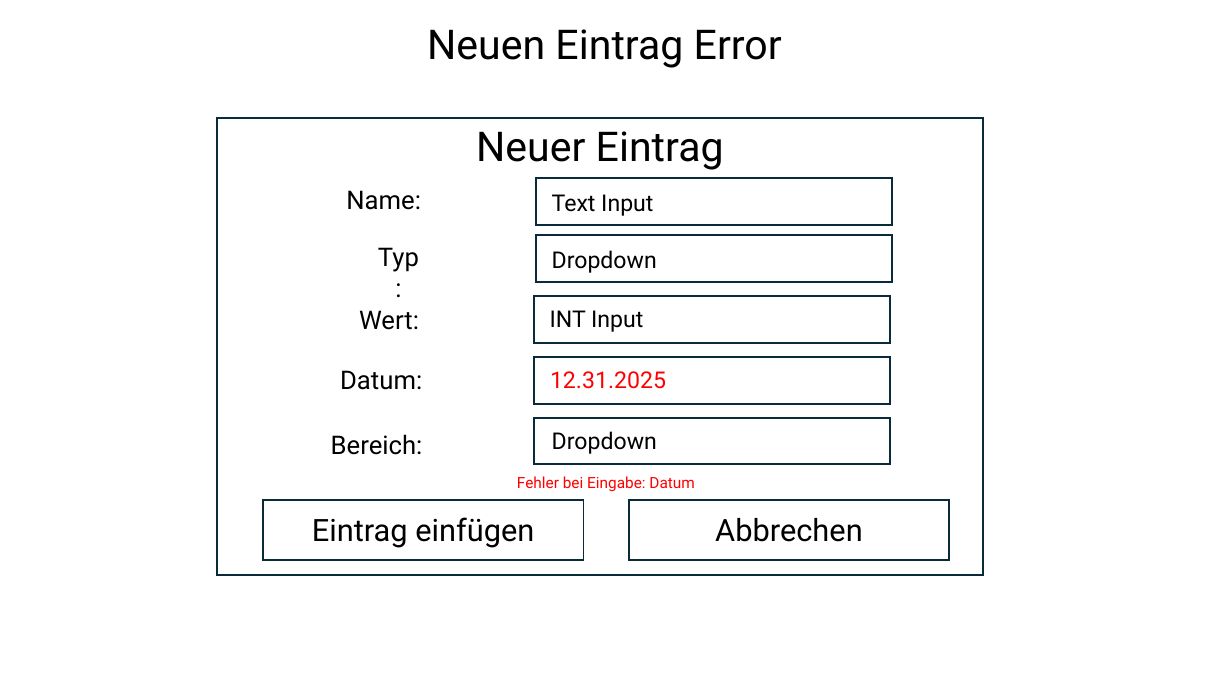
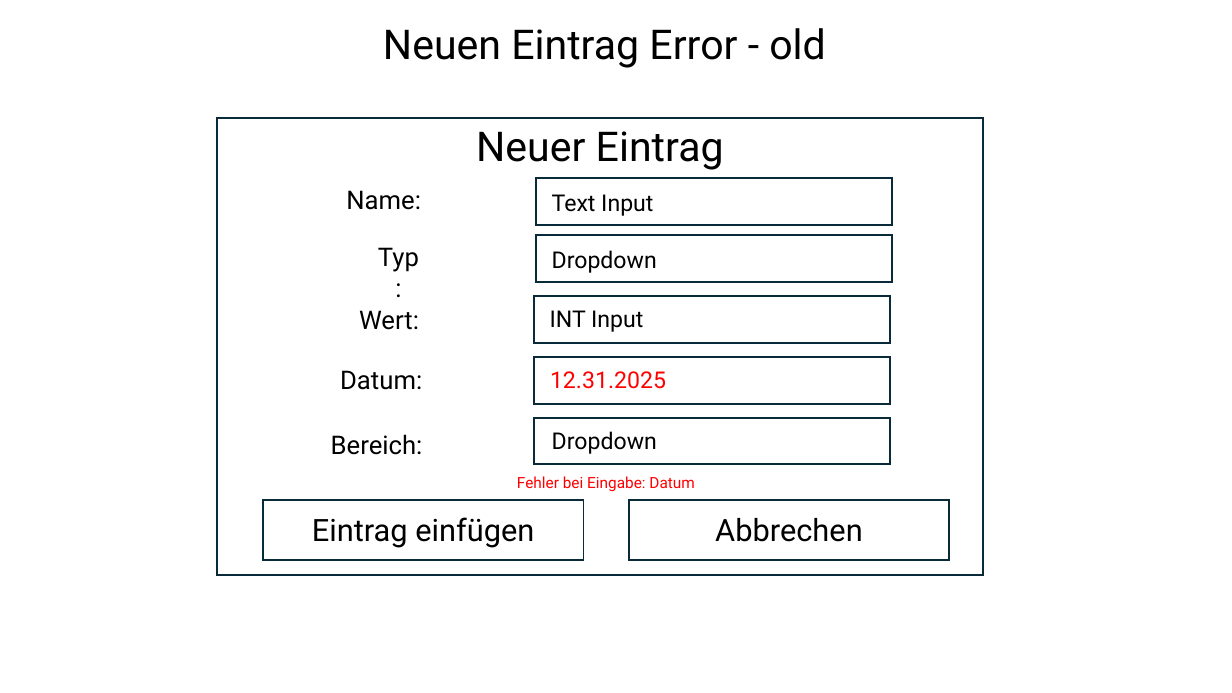
Before and after one commit to Dorin8k/GFNProjekt, a slide deck: slide 12 of Haushaltskasse_Mockup.pptx (slide 8 before the commit). Drawn at 1232x693 pixels with LibreOffice and Linux fonts; fonts in the diff are those of the drawing. Boxes give left, top, right and bottom in pixels: in the first picture for what was removed or moved away, otherwise in the second. Text is boxed around its words. In the diff, an @@ line names an element or a change of style, - is before the commit and + after.

```diff
--- a/Haushaltskasse_Mockup.pptx
+++ b/Haushaltskasse_Mockup.pptx
@@ text at bbox=[383, 28, 826, 68]: text changed @@
-Neuen Eintrag Error
+Neuen Eintrag Error - old
```
Also in this commit, not shown: 3 other slides changed, 8 slides added.
